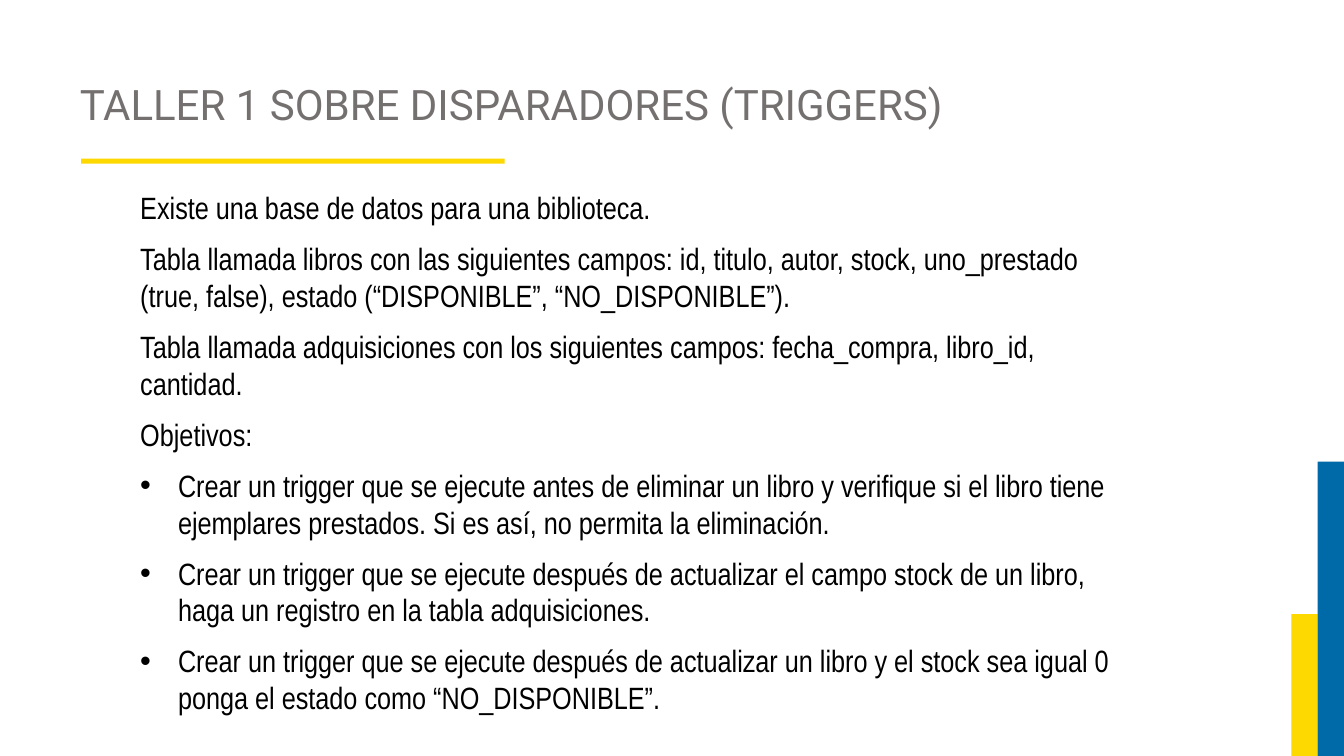
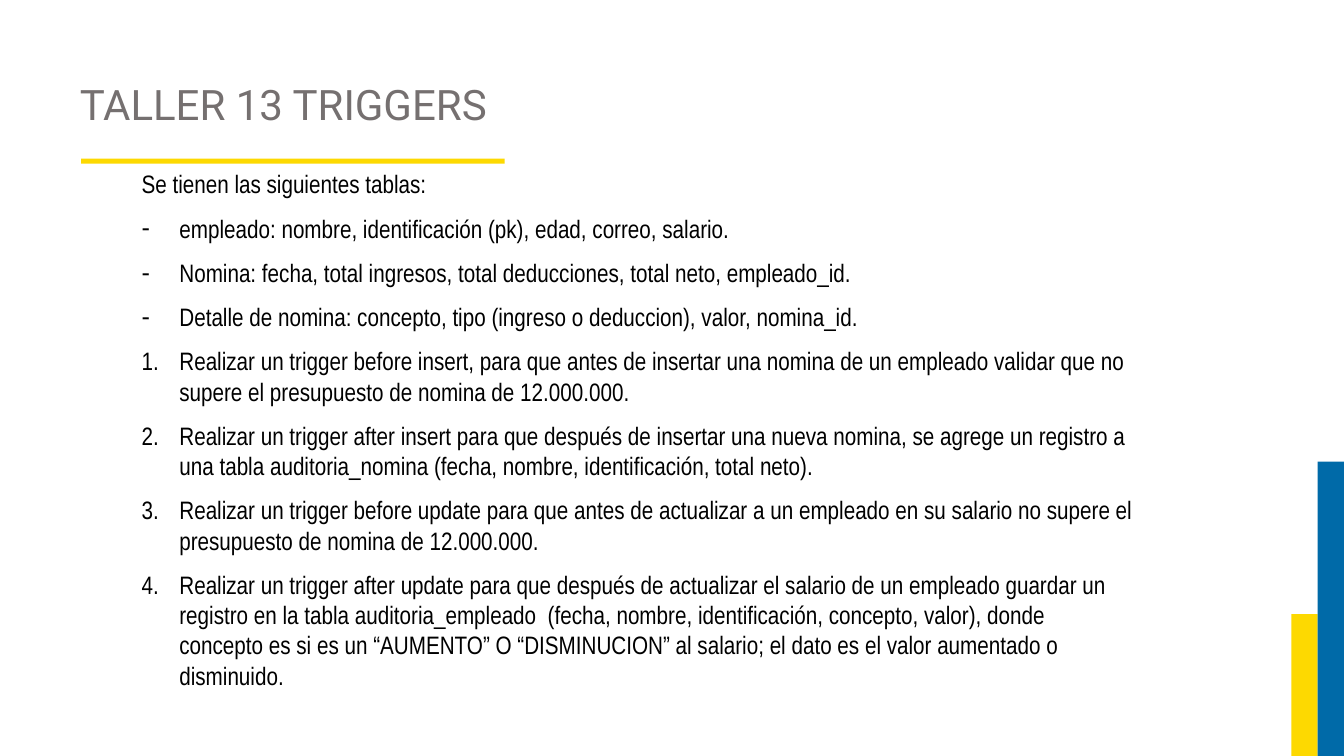
Before and after one commit to JorgeAlejandroAguirreGutierrez/proyecto-luis, a slide deck: slide 116 of Curso Base de Datos 2/DIAPOSITIVAS BASES DE DATOS 2.pptx (slide 129 before the commit). Drawn at 1344x756 pixels with LibreOffice and Linux fonts; fonts in the diff are those of the drawing; background and template pictures are left out. Boxes give left, top, right and bottom in pixels: in the first picture for what was removed or moved away, otherwise in the second. Text is boxed around its words. In the diff, an @@ line names an element or a change of style, - is before the commit and + after.

```diff
--- a/Curso Base de Datos 2/DIAPOSITIVAS BASES DE DATOS 2.pptx
+++ b/Curso Base de Datos 2/DIAPOSITIVAS BASES DE DATOS 2.pptx
@@ title at (80,90,487,121): text changed @@
-TALLER 1 SOBRE DISPARADORES (TRIGGERS)
+TALLER 13 TRIGGERS
@@ text at (142,174,1132,686): text changed; size 22 to 18 pt @@
-Existe una base de datos para una biblioteca.
-Tabla llamada libros con las siguientes campos: id, titulo, autor, stock, uno_prestado (true, false), estado (“DISPONIBLE”, “NO_DISPONIBLE”).
-Tabla llamada adquisiciones con los siguientes campos: fecha_compra, libro_id, cantidad.
-Objetivos:
-• Crear un trigger que se ejecute antes de eliminar un libro y verifique si el libro tiene ejemplares prestados. Si es así, no permita la eliminación.
-• Crear un trigger que se ejecute después de actualizar el campo stock de un libro, haga un registro en la tabla adquisiciones.
-• Crear un trigger que se ejecute después de actualizar un libro y el stock sea igual 0 ponga el estado como “NO_DISPONIBLE”.
+Se tienen las siguientes tablas:
+– empleado: nombre, identificación (pk), edad, correo, salario.
+– Nomina: fecha, total ingresos, total deducciones, total neto, empleado_id.
+– Detalle de nomina: concepto, tipo (ingreso o deduccion), valor, nomina_id.
+1. Realizar un trigger before insert, para que antes de insertar una nomina de un empleado validar que no supere el presupuesto de nomina de 12.000.000.
+2. Realizar un trigger after insert para que después de insertar una nueva nomina, se agrege un registro a una tabla auditoria_nomina (fecha, nombre, identificación, total neto).
+3. Realizar un trigger before update para que antes de actualizar a un empleado en su salario no supere el presupuesto de nomina de 12.000.000.
+4. Realizar un trigger after update para que después de actualizar el salario de un empleado guardar un registro en la tabla auditoria_empleado (fecha, nombre, identificación, concepto, valor), donde concepto es si es un “AUMENTO” O “DISMINUCION” al salario; el dato es el valor aumentado o disminuido.
```
Also in this commit, not shown: 19 other slides changed, 44 slides added, 20 slides removed, 13 other files.
